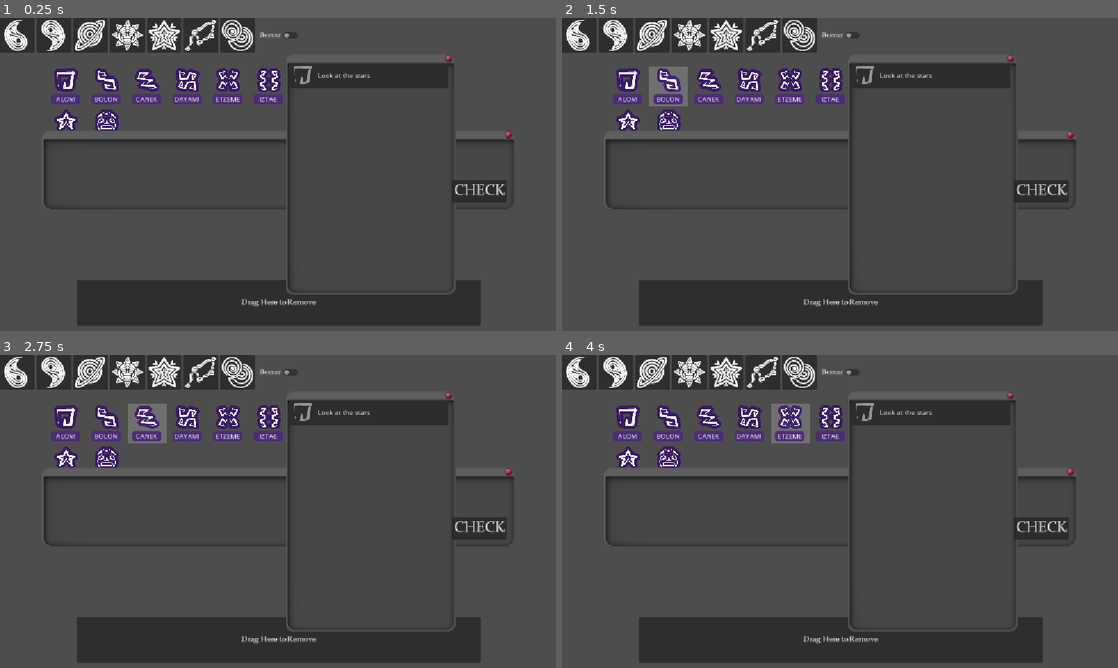
Above: before the commit, frames 1-4 (two rows, left to right).
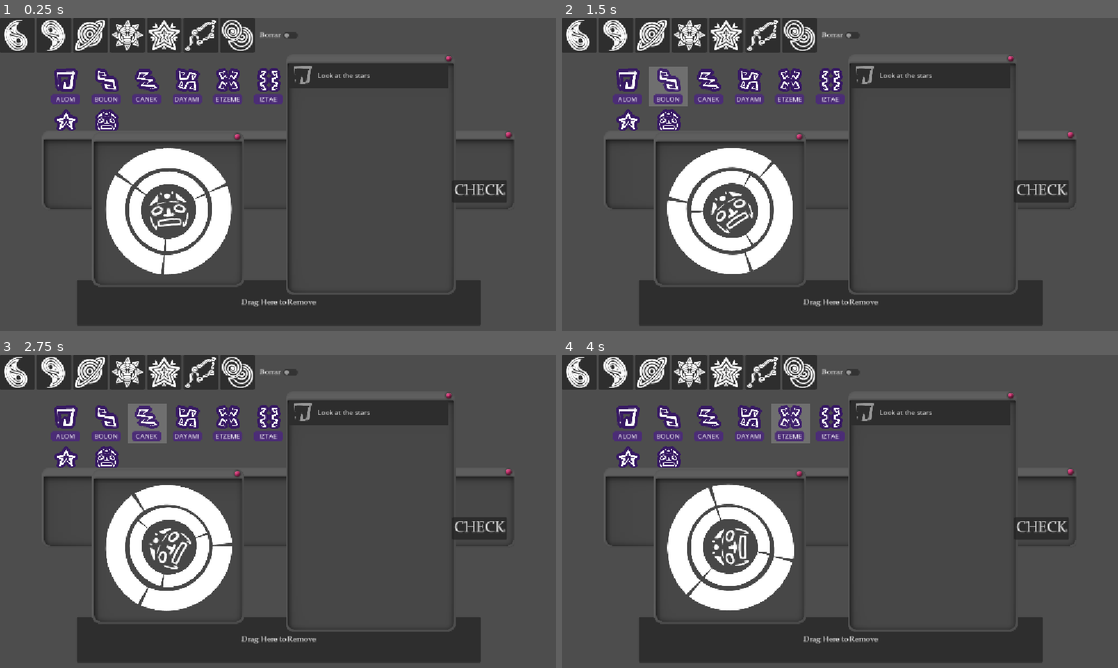
Above: after the commit, the same moments.

Repository: Wendfrey/minijam_210_astral
Game: Godot game, scene res://demo_world.tscn
Same seed, same stepped clock (60 frames per second), same inputs: the game is played once before the commit and once after it. This scene is started directly instead of the project's main scene.
Inputs:
- Up to frame 1 (0.25 s): no input
- Up to frame 2 (1.5 s): click "ALOM" at 0.5 s; click "BOLON" at 1.25 s
- Up to frame 3 (2.75 s): click "CANEK" at 2 s
- Up to frame 4 (4 s): click "DAYAMI" at 2.75 s; click "ETZEME" at 3.5 s

The runs differ from the first frame. In frame 1, 6.1% of the frame differs, in the area x 16-44%, y 36-86%; in frame 2, 6.1%; in frame 3, 6.1%; in frame 4, 6.1%.

Commit message:
Fix close button status window

Diff:
--- a/minijam-210-astral/test_world.tscn
+++ b/minijam-210-astral/test_world.tscn
@@ -433,7 +433,6 @@
 theme_override_styles/hover = SubResource("StyleBoxEmpty_kt6p6")
 
 [node name="StatusVentana" type="Panel" parent="." unique_id=1383264431 node_paths=PackedStringArray("indicators")]
-visible = false
 z_index = 1
 layout_mode = 0
 offset_left = -379.0
@@ -452,10 +451,10 @@
 anchor_top = 0.5
 anchor_right = 0.5
 anchor_bottom = 0.5
-offset_left = 153.0
-offset_top = -254.0
-offset_right = 171.0
-offset_bottom = -238.0
+offset_left = 134.5
+offset_top = -165.5
+offset_right = 152.5
+offset_bottom = -149.5
 theme_override_styles/normal = SubResource("StyleBoxEmpty_cnaw2")
 theme_override_styles/hover = SubResource("StyleBoxEmpty_kt6p6")
 
